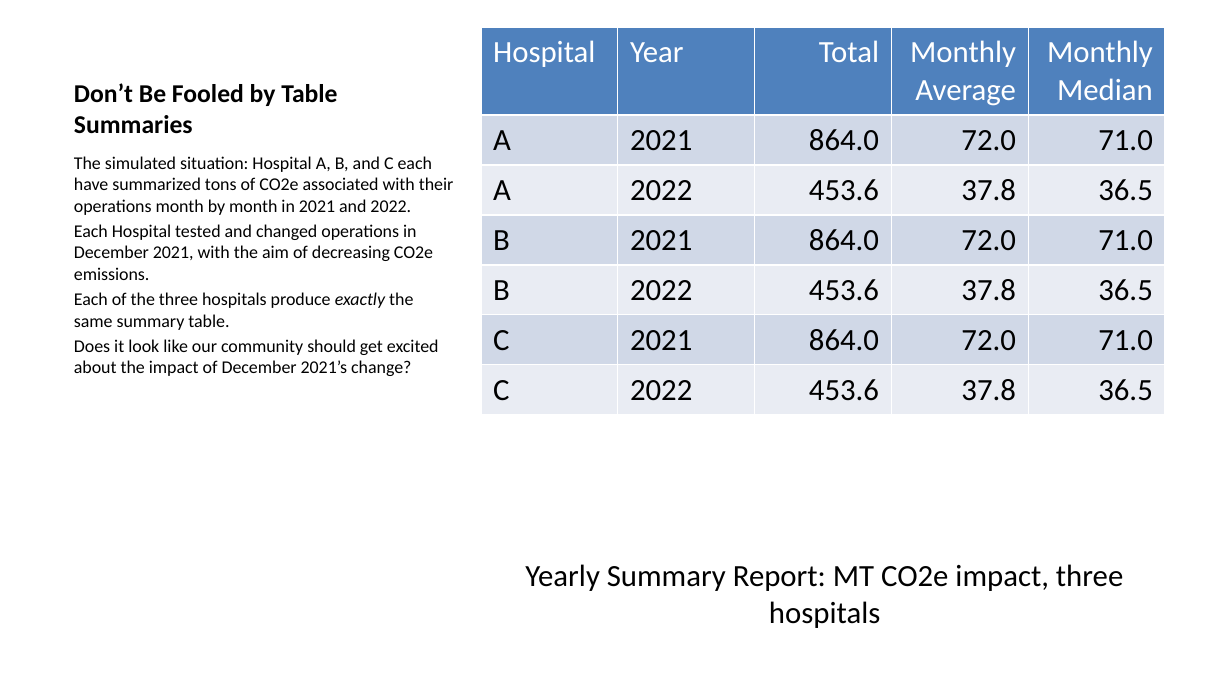
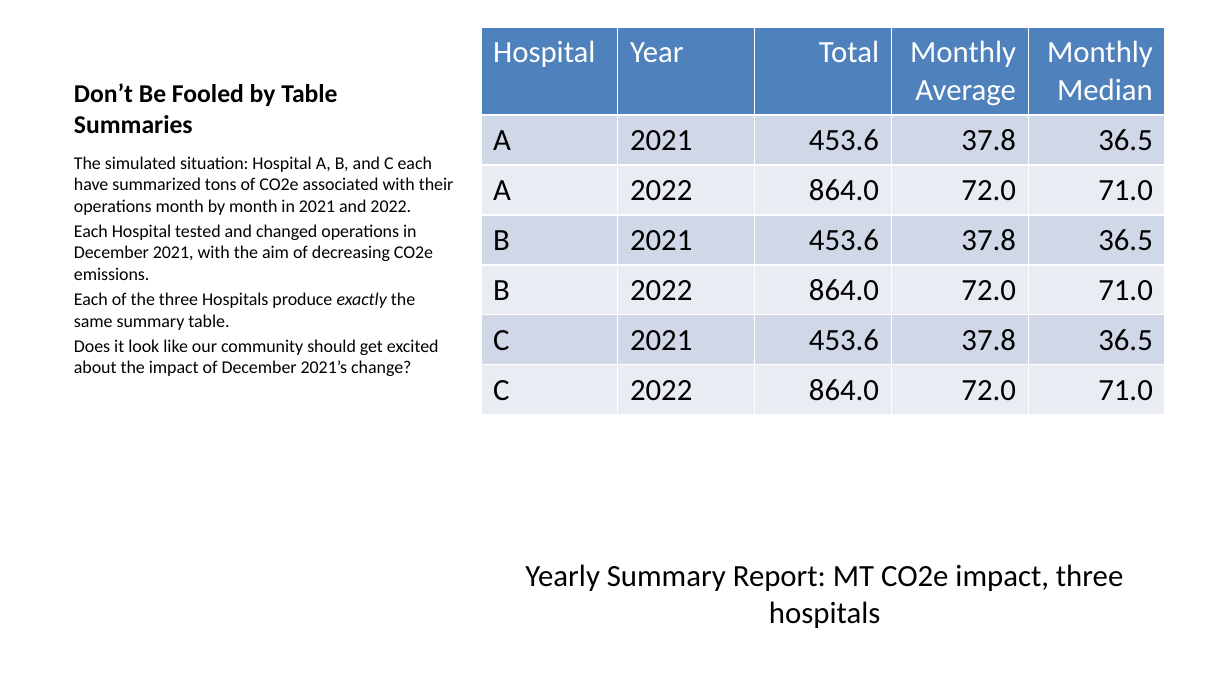
Before and after one commit to klittle314/Perla3Charts, a slide deck: slide 5 of May2023RunChartMarkdown.pptx. Drawn at 1232x693 pixels with LibreOffice and Linux fonts; fonts in the diff are those of the drawing. Boxes give left, top, right and bottom in pixels: in the first picture for what was removed or moved away, otherwise in the second. Text is boxed around its words. In the diff, an @@ line names an element or a change of style, - is before the commit and + after.

```diff
--- a/May2023RunChartMarkdown.pptx
+++ b/May2023RunChartMarkdown.pptx
@@ table at (480, 27, 1164, 549) @@
-row 2: A | 2021 | 864.0 | 72.0 | 71.0
+row 2: A | 2021 | 453.6 | 37.8 | 36.5
-row 3: A | 2022 | 453.6 | 37.8 | 36.5
+row 3: A | 2022 | 864.0 | 72.0 | 71.0
-row 4: B | 2021 | 864.0 | 72.0 | 71.0
+row 4: B | 2021 | 453.6 | 37.8 | 36.5
-row 5: B | 2022 | 453.6 | 37.8 | 36.5
+row 5: B | 2022 | 864.0 | 72.0 | 71.0
-row 6: C | 2021 | 864.0 | 72.0 | 71.0
+row 6: C | 2021 | 453.6 | 37.8 | 36.5
-row 7: C | 2022 | 453.6 | 37.8 | 36.5
+row 7: C | 2022 | 864.0 | 72.0 | 71.0
@@ text at (74, 292, 415, 330): text changed @@
-Each of the three hospitals produce exactly the same summary table.
+Each of the three Hospitals produce exactly the same summary table.
```
Also in this commit, not shown: 1 other slide changed.
